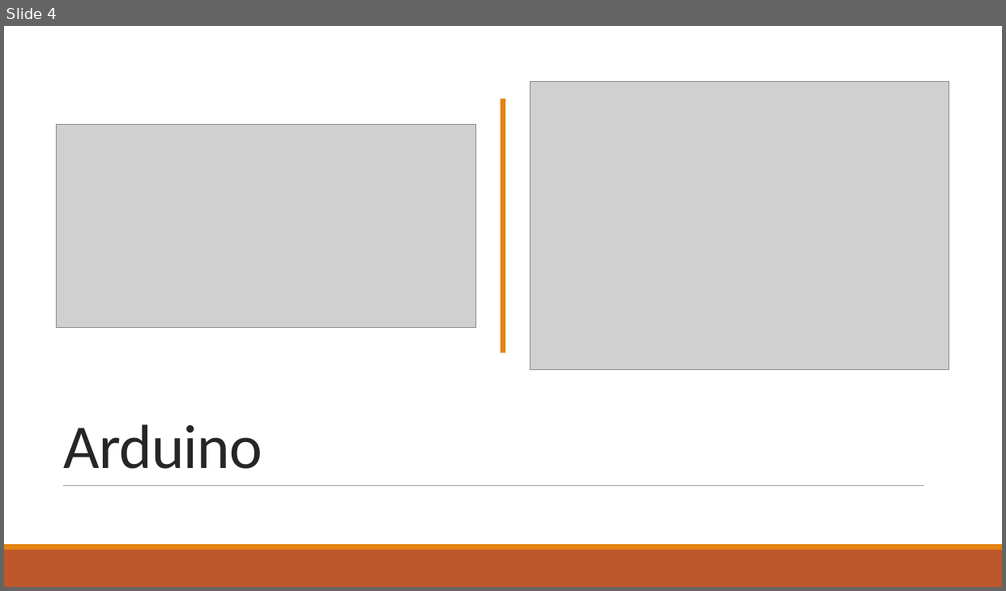
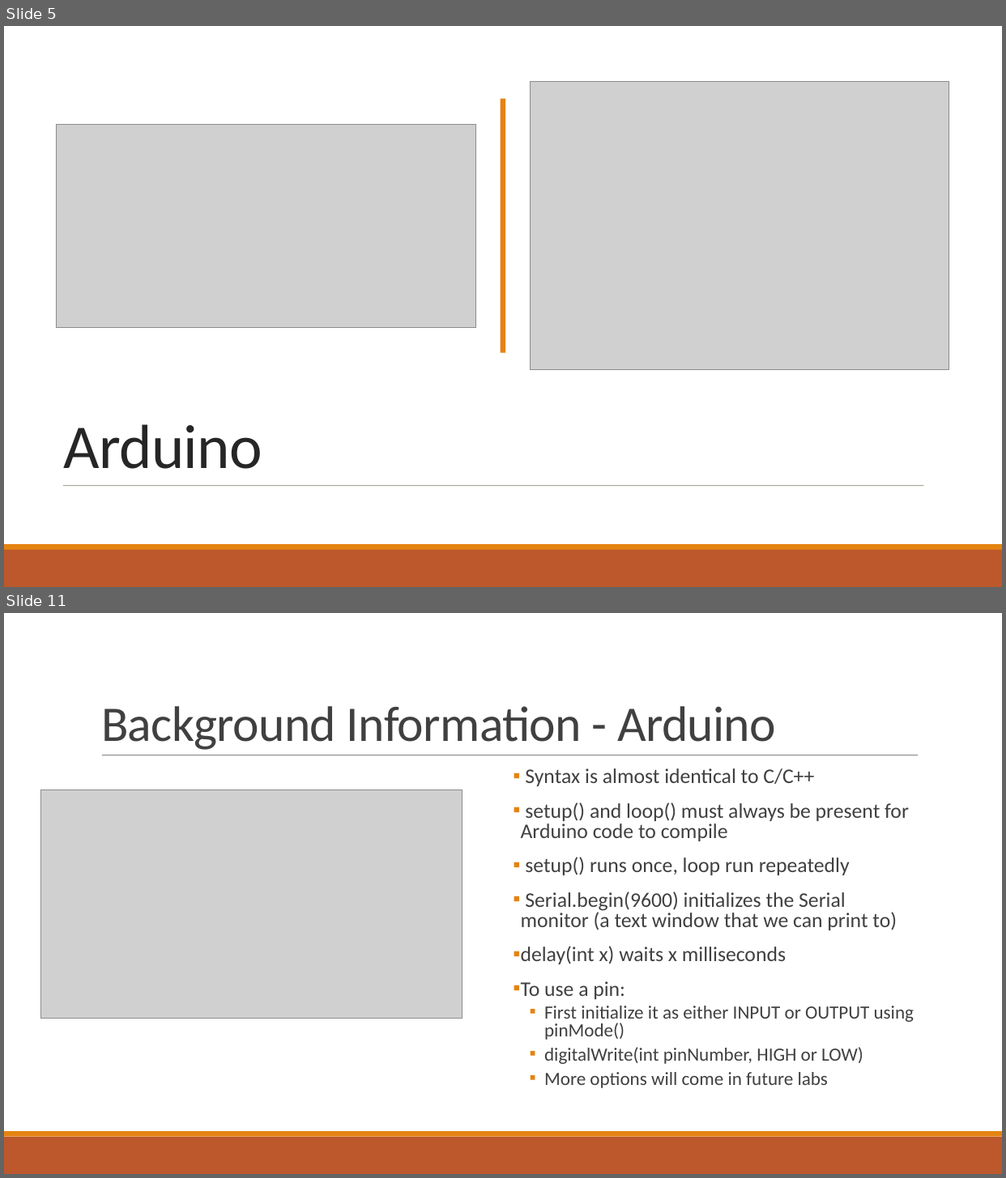
Before and after one commit to RyanZurrin/cs341, a slide deck: Lab 1/CS 341 Lab introduction.pptx. Shown one above the other, each under a label of ours: slide 4 before the commit, slides 5 and 11 after it; the slides between them are not shown. The pictures are 1006x591 and 1006x1178 pixels, drawn with LibreOffice and Linux fonts; fonts in the diff are those of the drawing; grey boxes stand for pictures. Boxes give left, top, right and bottom in pixels: in the first picture for what was removed or moved away, otherwise in the second. Text is boxed around its words. In the diff, an @@ line names an element or a change of style, - is before the commit and + after.

```diff
--- a/Lab 1/CS 341 Lab introduction.pptx
+++ b/Lab 1/CS 341 Lab introduction.pptx
@@ slide 11 added at (4, 613, 1002, 1174), background #FFFFFF @@
@@ title added at (101, 706, 776, 750), 48 pt, text #404040 @@
+Background Information - Arduino
@@ line added from (102, 756) to (918, 756), #808080 0.5 pt @@
@@ text added at (521, 769, 914, 1088), 20 pt, text #404040 @@
+▪ Syntax is almost identical to C/C++
+▪ setup() and loop() must always be present for Arduino code to compile
+▪ setup() runs once, loop run repeatedly
+▪ Serial.begin(9600) initializes the Serial monitor (a text window that we can print to)
+▪ delay(int x) waits x milliseconds
+▪ To use a pin:
+  ▪ First initialize it as either INPUT or OUTPUT using pinMode()
+  ▪ digitalWrite(int pinNumber, HIGH or LOW)
+  ▪ More options will come in future labs
@@ picture added at (40, 790, 462, 1019) @@
@@ rectangle added at (4, 1137, 1002, 1174), fill #BD582C @@
@@ rectangle added at (4, 1131, 1002, 1137), fill #E48312 @@
@@ what was slide 4 is now slide 5 @@
```
Also in this commit, not shown: 4 slides changed, 3 other slides added, 2 slides removed.
